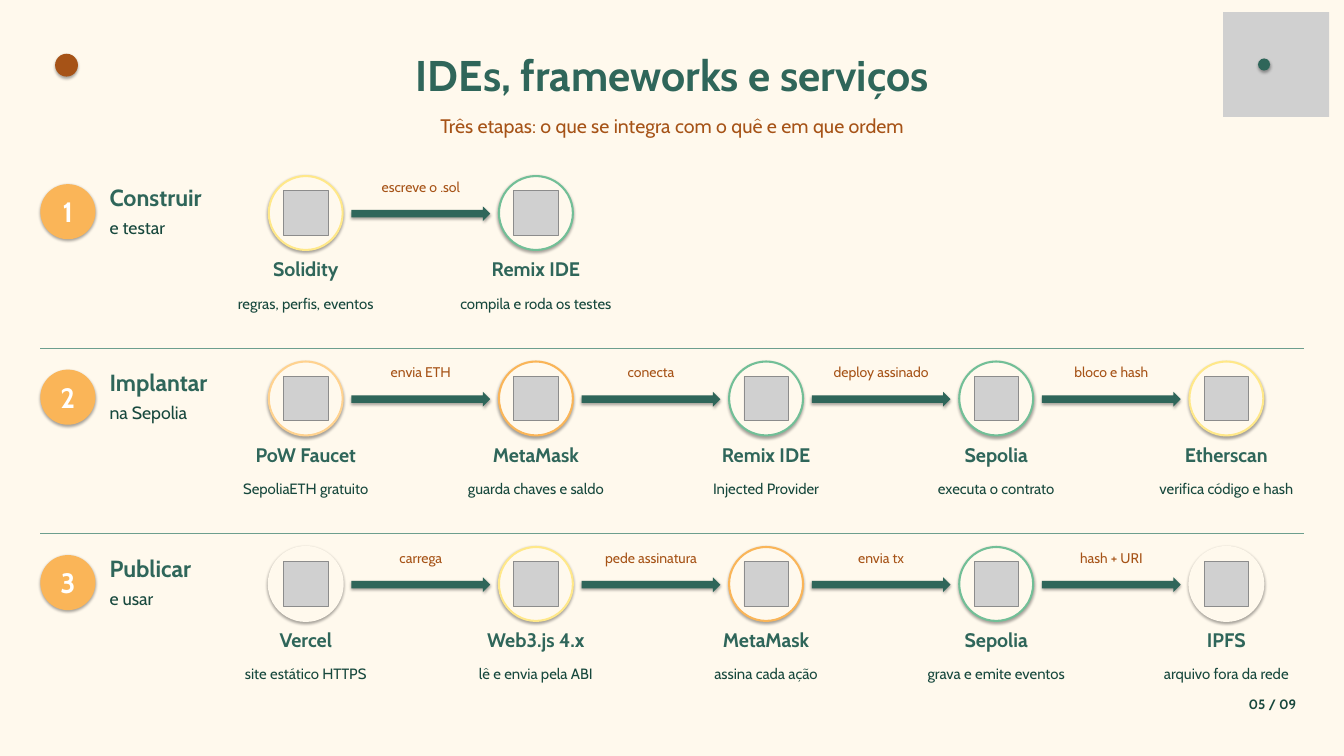
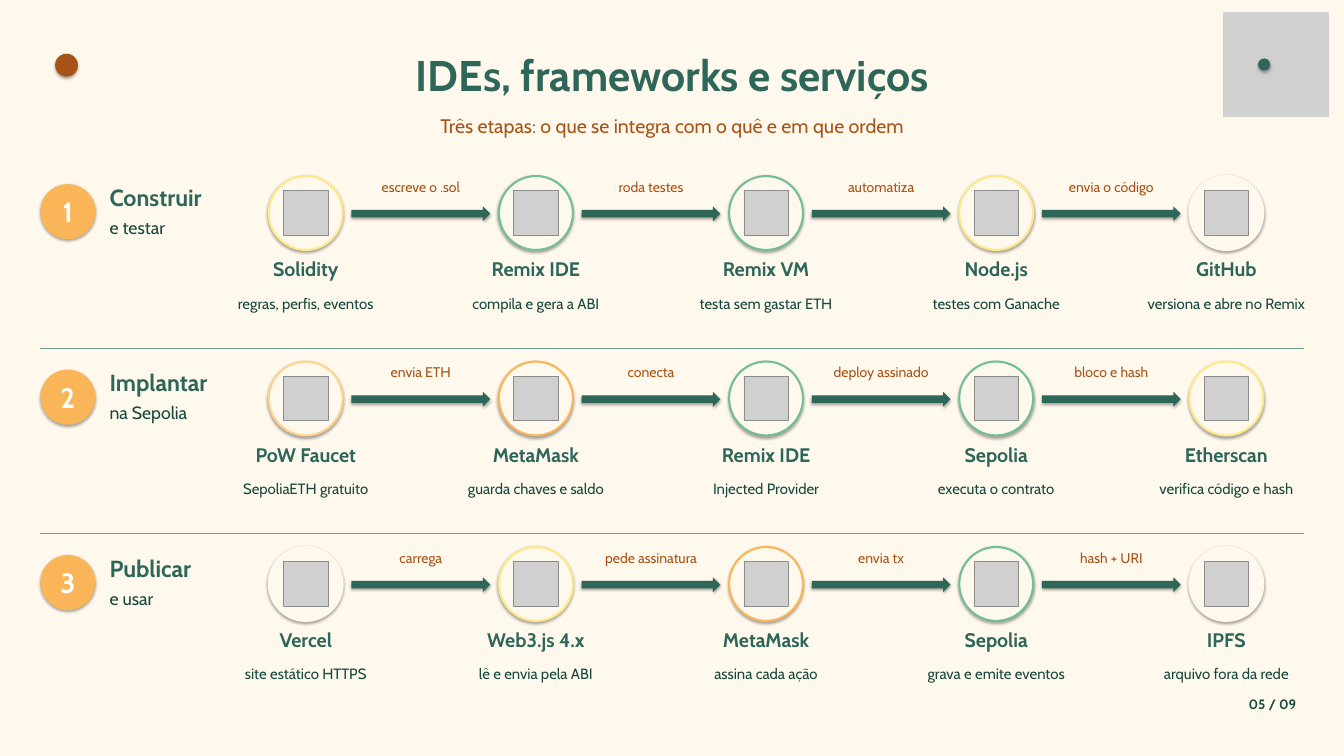
Before and after one commit to JulianaBallin/EcoOrigem, a slide deck: slide 5 of docs/slides/apresentacao-ecoorigem.pptx. Drawn at 1344x756 pixels with LibreOffice and Linux fonts; fonts in the diff are those of the drawing; grey boxes stand for pictures. Boxes give left, top, right and bottom in pixels: in the first picture for what was removed or moved away, otherwise in the second. Text is boxed around its words. In the diff, an @@ line names an element or a change of style, - is before the commit and + after.

```diff
--- a/docs/slides/apresentacao-ecoorigem.pptx
+++ b/docs/slides/apresentacao-ecoorigem.pptx
@@ ellipse added at bbox=[729, 176, 803, 250], fill #FFF9ED, outline #72BF97 2.2 pt @@
@@ ellipse added at bbox=[959, 176, 1033, 250], fill #FFF9ED, outline #FFE889 2.2 pt @@
@@ ellipse added at bbox=[1189, 176, 1263, 250], fill #FFF9ED, outline #FFF9ED 2.2 pt @@
@@ right arrow added at bbox=[581, 206, 720, 221], fill #2F665A @@
@@ text added at bbox=[619, 181, 683, 192], 15 pt, text #A65317 @@
+roda testes
@@ picture added at bbox=[744, 191, 788, 235] @@
@@ right arrow added at bbox=[812, 206, 950, 221], fill #2F665A @@
@@ text added at bbox=[848, 182, 914, 192], 15 pt, text #A65317 @@
+automatiza
@@ picture added at bbox=[974, 191, 1018, 235] @@
@@ right arrow added at bbox=[1042, 206, 1181, 221], fill #2F665A @@
@@ text added at bbox=[1069, 181, 1153, 196], 15 pt, text #A65317 @@
+envia o código
@@ picture added at bbox=[1204, 191, 1249, 235] @@
@@ text added at bbox=[723, 262, 810, 276], 21 pt, text #2F665A, bold @@
+Remix VM
@@ text added at bbox=[965, 261, 1028, 281], 21 pt, text #2F665A, bold @@
+Node.js
@@ text added at bbox=[1196, 261, 1256, 277], 21 pt, text #2F665A, bold @@
+GitHub
@@ text at bbox=[472, 298, 599, 313]: text changed @@
-compila e roda os testes
+compila e gera a ABI
@@ text added at bbox=[700, 298, 832, 313], 16 pt, text #17483D @@
+testa sem gastar ETH
@@ text added at bbox=[933, 297, 1060, 309], 16 pt, text #17483D @@
+testes com Ganache
@@ text added at bbox=[1148, 298, 1305, 309], 16 pt, text #17483D @@
+versiona e abre no Remix
```
Also in this commit, not shown: 1 other slide changed, 3 other files.
